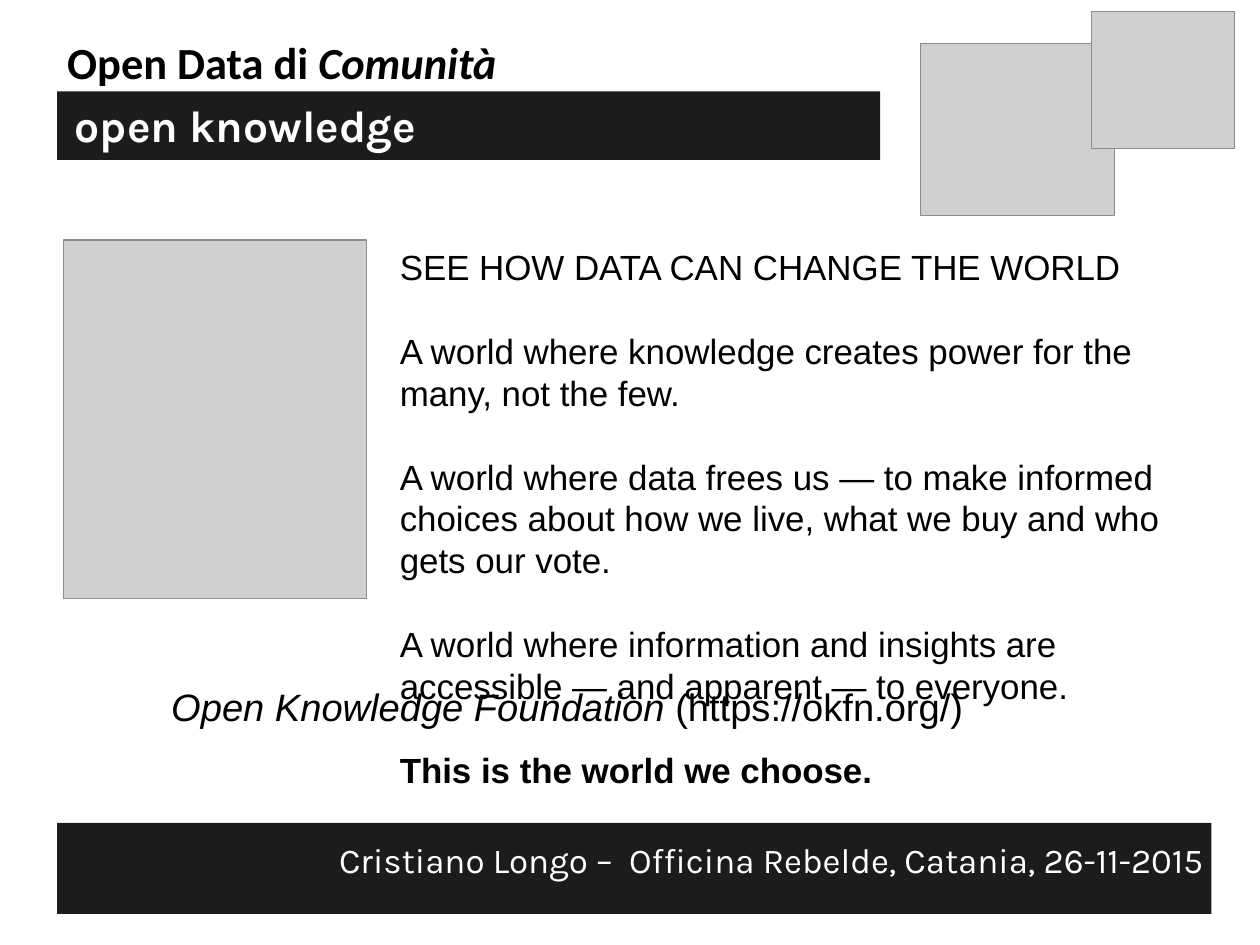
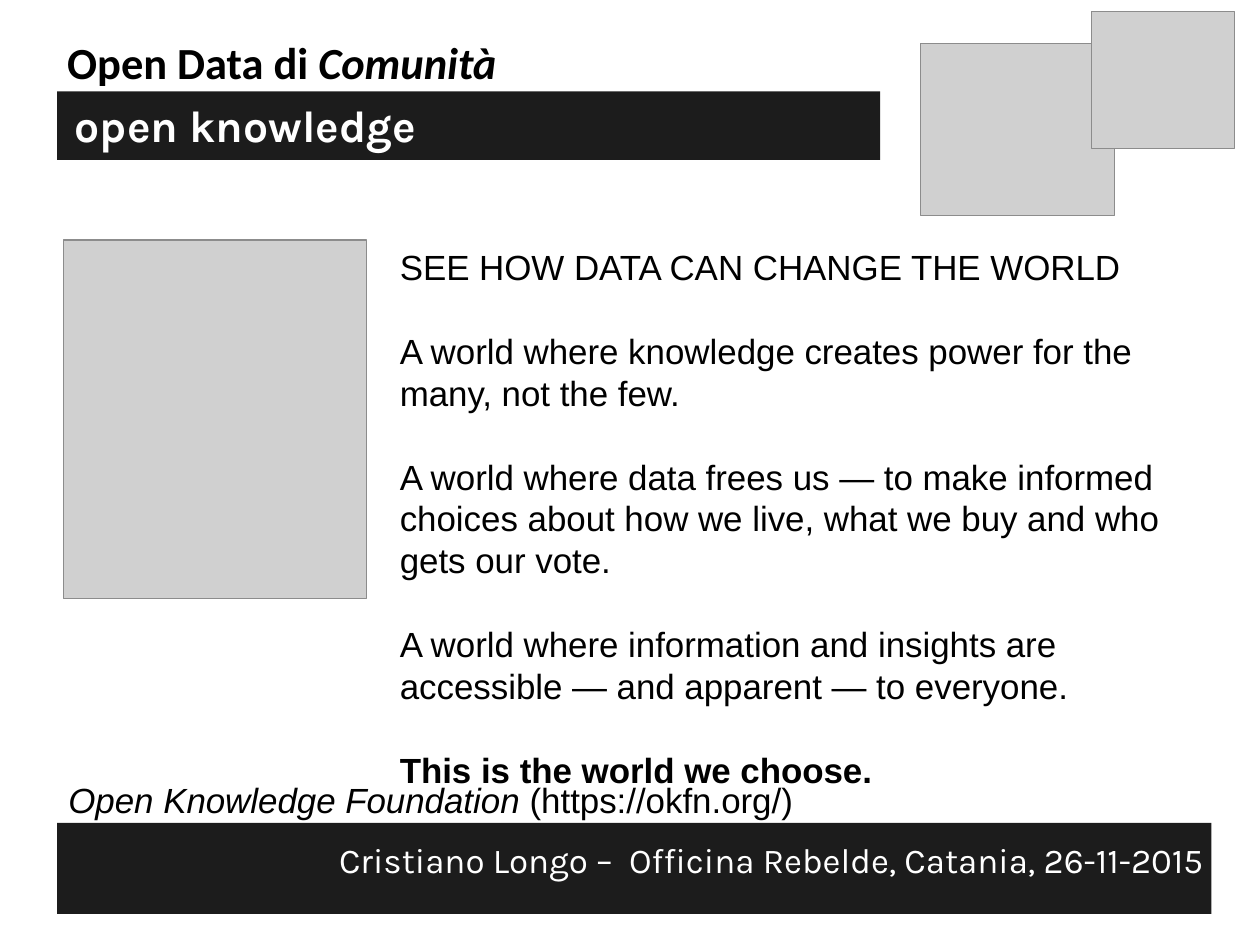
Before and after one commit to opendatahacklab/opendatahacklab.github.io, a slide deck: slide 3 of events/26Nov2015/CristianoLongo_26Nov2015.odp. Drawn at 1260x945 pixels with LibreOffice and Linux fonts; fonts in the diff are those of the drawing; grey boxes stand for pictures. Boxes give left, top, right and bottom in pixels: in the first picture for what was removed or moved away, otherwise in the second. Text is boxed around its words. In the diff, an @@ line names an element or a change of style, - is before the commit and + after.

```diff
--- a/events/26Nov2015/CristianoLongo_26Nov2015.odp
+++ b/events/26Nov2015/CristianoLongo_26Nov2015.odp
@@ text "Open Knowledge Foundation (https://okfn.org/)": place and size @@
-text "Open Knowledge Foundation (https://okfn.org/)" at [171, 691, 963, 729]
+text "Open Knowledge Foundation (https://okfn.org/)" at [68, 787, 793, 820]
@@ text "Open Knowledge Foundation (https://okfn.org/)" at [68, 787, 793, 820]: size 24 to 22 pt @@
```
Also in this commit, not shown: 2 other slides changed.
